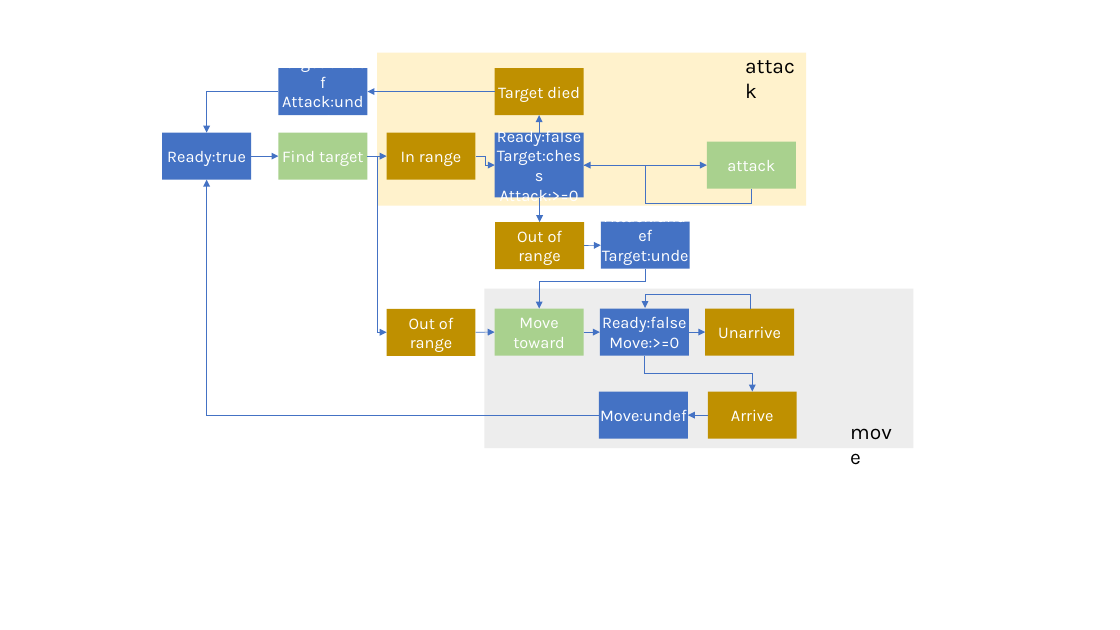
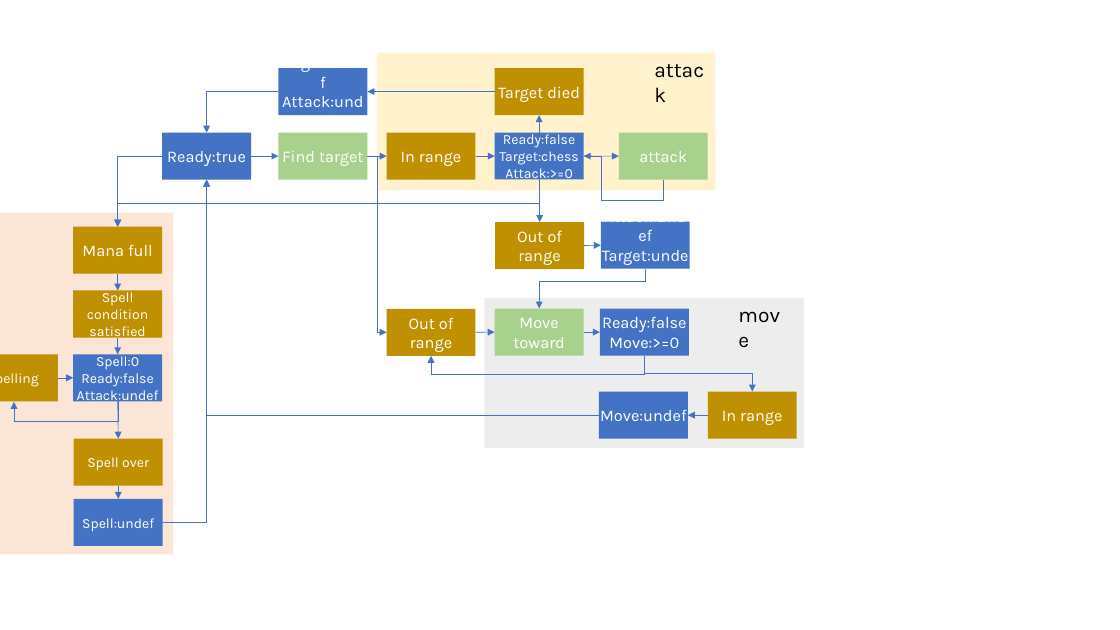
Before and after one commit to EasonApolo/AutoChess, a slide deck: slide 1 of public/status.pptx. Drawn at 1120x630 pixels with LibreOffice and Linux fonts; fonts in the diff are those of the drawing. Boxes give left, top, right and bottom in pixels: in the first picture for what was removed or moved away, otherwise in the second. Text is boxed around its words. In the diff, an @@ line names an element or a change of style, - is before the commit and + after.

```diff
--- a/public/status.pptx
+++ b/public/status.pptx
@@ rectangle: place and size @@
-rectangle at bbox=[377, 53, 807, 206]
+rectangle at bbox=[377, 53, 716, 191]
@@ text "attack": place and size @@
-text "attack" at bbox=[727, 160, 775, 171]
+text "attack" at bbox=[639, 151, 687, 162]
@@ rectangle "Ready:false": place and size @@
-rectangle "Ready:false" at bbox=[495, 133, 584, 197]
+rectangle "Ready:false" at bbox=[495, 133, 584, 180]
@@ rectangle "Ready:false" at bbox=[495, 133, 584, 180]: size 14 to 12 pt @@
@@ rectangle "attack": place and size @@
-rectangle "attack" at bbox=[707, 142, 797, 189]
+rectangle "attack" at bbox=[619, 133, 708, 180]
@@ elbow arrow added from (162, 156) to (118, 227), #4472C4 0.5 pt @@
@@ elbow arrow moved from (476, 156) - (495, 166) to (476, 156) - (495, 156) @@
@@ elbow arrow moved from (752, 189) - (584, 166) to (664, 180) - (584, 156) @@
@@ arrow moved from (584, 166) - (707, 166) to (584, 156) - (619, 156) @@
@@ elbow arrow added from (539, 180) to (118, 227), #4472C4 0.5 pt @@
@@ elbow arrow added from (163, 523) to (207, 180), #4472C4 0.5 pt @@
@@ elbow arrow moved from (539, 197) - (539, 222) to (539, 180) - (539, 222) @@
@@ rectangle added at bbox=[0, 213, 173, 555], fill #FBE5D6 @@
@@ rectangle added at bbox=[73, 227, 162, 274], fill #BF9000, 14 pt, text #FFFFFF @@
+Mana full
@@ rectangle added at bbox=[73, 291, 162, 338], fill #BF9000, 12 pt, text #FFFFFF @@
+Spell condition satisfied
@@ arrow added from (118, 274) to (118, 291), #4472C4 0.5 pt @@
@@ rectangle: place and size @@
-rectangle at bbox=[484, 289, 913, 449]
+rectangle at bbox=[484, 298, 804, 449]
@@ rectangle removed at bbox=[706, 308, 795, 355] @@
-Unarrive
@@ rectangle added at bbox=[0, 355, 58, 402], fill #BF9000, 12 pt, text #FFFFFF @@
+spelling
@@ rectangle added at bbox=[73, 355, 162, 402], fill #4472C4, 12 pt, text #FFFFFF @@
+Spell:0
+Ready:false
+Attack:undef
@@ arrow added from (118, 338) to (118, 355), #4472C4 0.5 pt @@
@@ elbow arrow moved from (750, 309) - (645, 308) to (644, 355) - (431, 356) @@
@@ arrow moved from (689, 332) - (706, 332) to (58, 378) - (73, 378) @@
@@ elbow arrow added from (118, 401) to (14, 402), #4472C4 0.5 pt @@
@@ arrow added from (118, 402) to (118, 439), #4472C4 0.5 pt @@
@@ text in rectangle at bbox=[722, 410, 782, 425]: text changed @@
-Arrive
+In range
@@ rectangle added at bbox=[74, 439, 163, 486], fill #BF9000, 12 pt, text #FFFFFF @@
+Spell over
@@ rectangle added at bbox=[74, 499, 163, 546], fill #4472C4, 12 pt, text #FFFFFF @@
+Spell:undef
@@ arrow added from (118, 486) to (118, 499), #4472C4 0.5 pt @@
```
Also in this commit, not shown: 3 other files.
